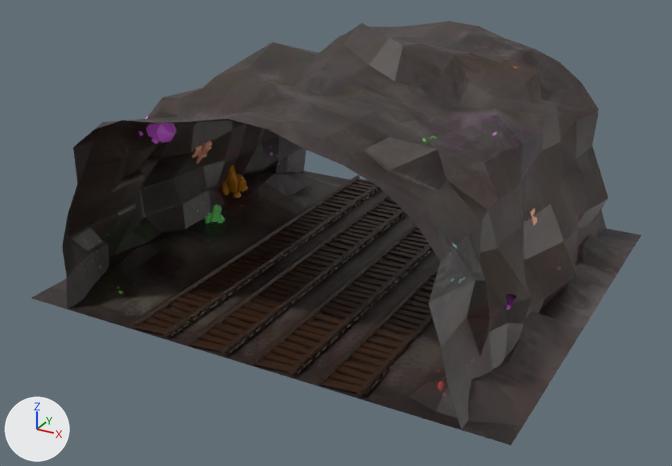
A saved change to the FBX model Content/Assets/Tunnel Variation 3/Tunnel Variation 3.fbx.
The view is the same before and after, from a 50 mm camera at (18.7, -36.3, 19.5) aimed at (-0.3, -1.8, 2.3). The axes (+X, +Y, +Z) are drawn at lower left. The lights are the same throughout. The picture after the commit comes second. Where no turn or scale is listed for an object, it has been applied to the vertices.

In view in the first picture: 'floor3_low', 'gem3_low', 'rails2_low' and 1 more.
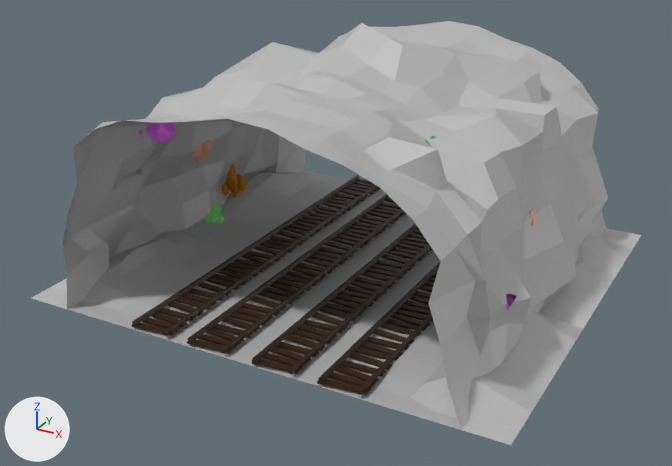
Where the change shows, as pixel boxes [x1, y1, x2, y2] in the pictures (672 x 466 px):
'floor3_low', recoloured (lighter): [32, 21, 641, 445] in both

What changed in the scene script:
```text
Add mat_lambert10:
    mat_lambert10 = principled_material('lambert10')
    mat_lambert10.base_color = (0.5, 0.5, 0.5)  # grey #bcbcbc
Change me_mesh_002:
    where me_mesh_002.from_pydata(...)  # 874 vertices, 792 faces; spans x -11.3..11.3, y -10.2..10.2, z -5.5..5.5
    remove me_mesh_002.materials.append(mat_lambert9)  # picture img_tunnel_low_final_tunnel_basecolor_srgb_png
    add me_mesh_002.materials.append(mat_lambert10)  # grey #bcbcbc
```
